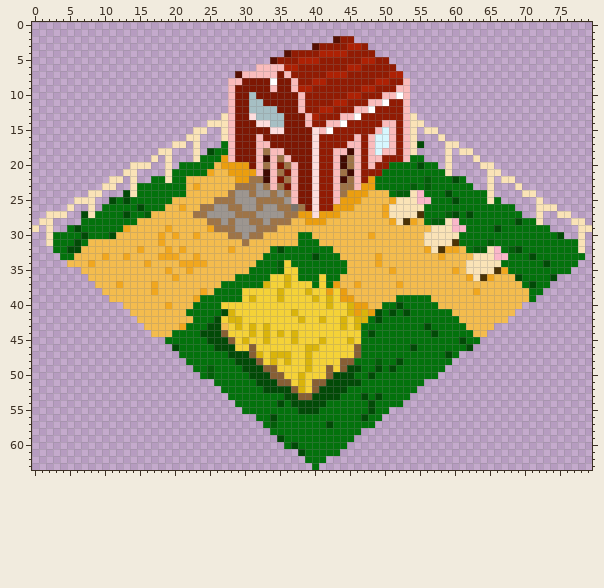
Sprite sheet -- src/assets/images/shops/farm.png. The first picture shows the starting point.
The file is 80x64 pixels. Colours within 5 levels of each other are drawn and written as one.
After the commit:
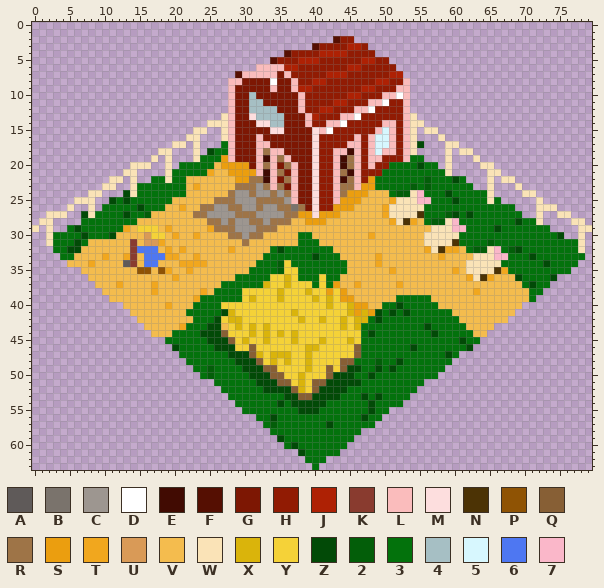
Palette (. is transparent): A #5f5a59  B #7a736c  C #9d9690  D #ffffff  E #410b02  F #550f02  G #7d1703  H #911b03  J #ae2104  K #893b2f  L #fabcbc  M #fddede  N #4c3305  P #8f5304  Q #875f35  R #9e7447  S #eb9e0f  T #f1a71e  U #d99a57  V #f4bc4e  W #fae3b7  X #dab40b  Y #f5d238  Z #024a07  2 #035e09  3 #03720c  4 #a6bfc4  5 #d7f7fe  6 #4e77f2  7 #fab7c9
Diff:
Colour 6 replaces colour T in row 32 at x 15; in row 33 at x 18; in row 34 at x 16.
Colour 6 replaces colour V in rows 32 to 33 at x 16 to 17; in row 34 at x 17.
Colour A replaces colour V in row 34 at x 13.
Colour K replaces colour V in rows 31 to 34 at x 14.
Colour P replaces colour V in row 35 at x 15 to 16 and 18.
Colour U replaces colour V in row 30 at x 16; in row 31 at x 16 to 17.
Colour Y replaces colour T in row 30 at x 18.
Colour Y replaces colour V in row 29 at x 15 to 17; in row 30 at x 17.
Boxes around the changes in both pictures, in picture pixels (x1, y1, x2, y2):
changed: (123, 225, 165, 274)
